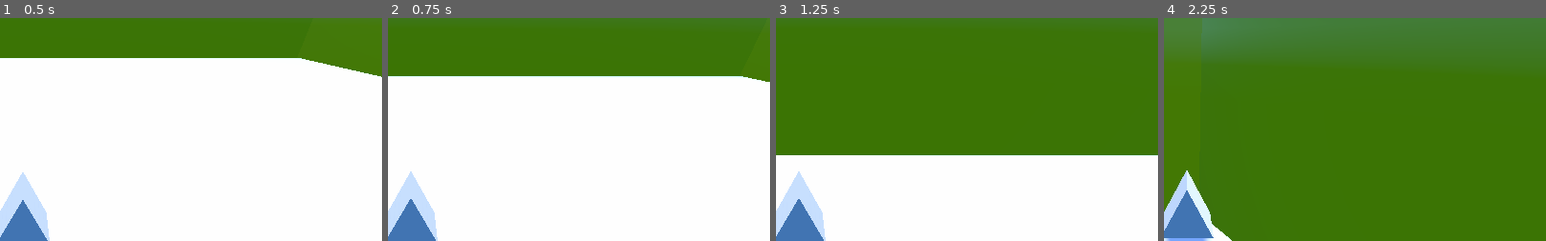
Above: before the commit, frames 1-4 (left to right).
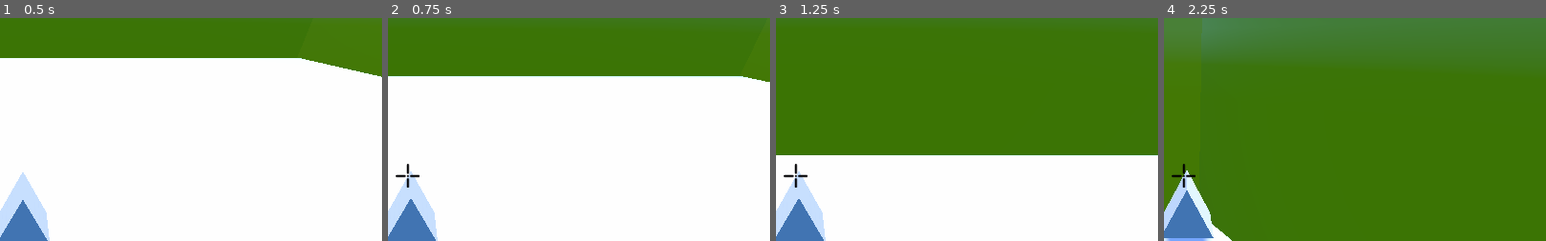
Above: after the commit, the same moments.

Repository: daylight-saving-time/Deruvon
Game: Godot game, scene res://Demo.tscn
The game is run twice, just before and just after one commit, with the same random seed, the same clock (stepped at 60 frames per second) and the same inputs.
Inputs (mouse positions are % of the whole screen's width and height, from its top left):
- Up to frame 1 (0.5 s): no input
- Up to frame 2 (0.75 s): tap Enter at 0.5 s; move the mouse to (55, 50) at 0.52 s; hold W (move_up) from 0.53 s (still down); tap Tab at 0.6 s
- Up to frame 3 (1.25 s): keep holding W (move_up)
- Up to frame 4 (2.25 s): keep holding W (move_up); move the mouse to (45, 50) at 1.27 s; tap Tab at 1.35, 2.1 s; move the mouse to (52, 48) at 2.02 s
The pictures show only the part of the screen within x 47-97%, y 14-64%; the shares and areas given below are measured in that part.

Frame 1 is identical in both runs. In frame 2, 0.2% of the frame differs, in the area x 2-9%, y 65-77%; in frame 3, 0.2%; in frame 4, 0.1%.

Commit message:
Add crosshair to be shown when camera is locked

Diff:
--- a/src/Demo.tscn
+++ b/src/Demo.tscn
@@ -1,9 +1,10 @@
-[gd_scene load_steps=5 format=2]
+[gd_scene load_steps=6 format=2]
 
 [ext_resource path="res://Floor.tscn" type="PackedScene" id=1]
 [ext_resource path="res://Wall.tscn" type="PackedScene" id=2]
 [ext_resource path="res://MovingBody.tscn" type="PackedScene" id=3]
 [ext_resource path="res://MovingBody.gd" type="Script" id=4]
+[ext_resource path="res://crosshair.png" type="Texture" id=5]
 
 [node name="Demo" type="Spatial" index="0"]
 
@@ -84,3 +85,32 @@
 directional_shadow_depth_range = 0
 directional_shadow_max_distance = 200.0
 _sections_unfolded = [ "Shadow" ]
+
+[node name="CrosshairLayer" type="CanvasLayer" parent="." index="7"]
+
+layer = 1
+offset = Vector2( 0, 0 )
+rotation = 0.0
+scale = Vector2( 1, 1 )
+transform = Transform2D( 1, 0, 0, 1, 0, 0 )
+
+[node name="Crosshair" type="TextureRect" parent="CrosshairLayer" index="0"]
+
+visible = false
+anchor_left = 0.5
+anchor_top = 0.5
+anchor_right = 0.5
+anchor_bottom = 0.5
+margin_left = -20.0
+margin_top = -20.0
+margin_right = 20.0
+margin_bottom = 20.0
+rect_pivot_offset = Vector2( 0, 0 )
+rect_clip_content = false
+mouse_filter = 1
+mouse_default_cursor_shape = 0
+size_flags_horizontal = 1
+size_flags_vertical = 1
+texture = ExtResource( 5 )
+stretch_mode = 0
+_sections_unfolded = [ "Visibility" ]
--- a/src/MovingBody.gd
+++ b/src/MovingBody.gd
@@ -27,9 +27,11 @@
 		if not is_camera_locked:
 			# Camera is about to be locked, look at the player now
 			$CameraBase.rotation.y = camera_y_rot
+			$"../CrosshairLayer/Crosshair".show()
 		else:
 			# Camera is about to be unlocked, store current player (camera) direction
 			camera_y_rot = $CameraBase.rotation.y
+			$"../CrosshairLayer/Crosshair".hide()
 
 		is_camera_locked = not is_camera_locked
 
Binary file added: src/crosshair.png
Not shown, added: src/crosshair.png.import
